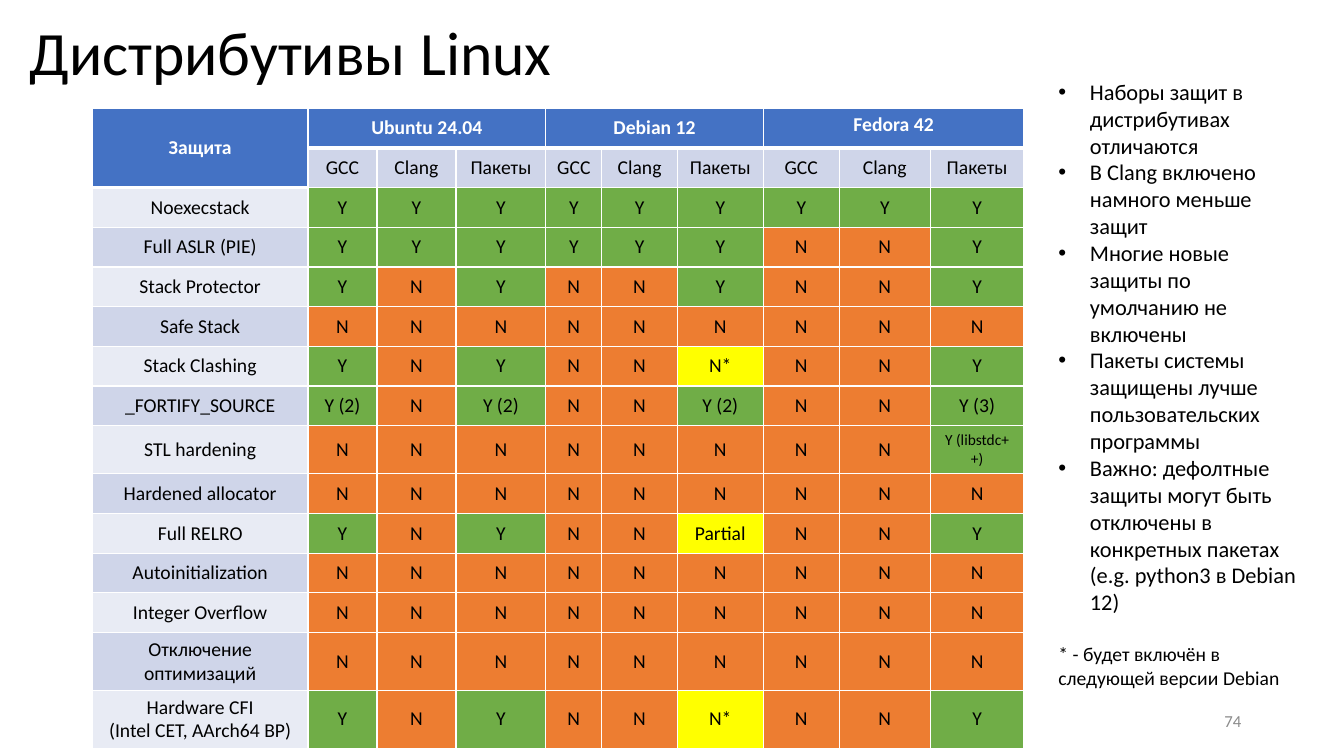
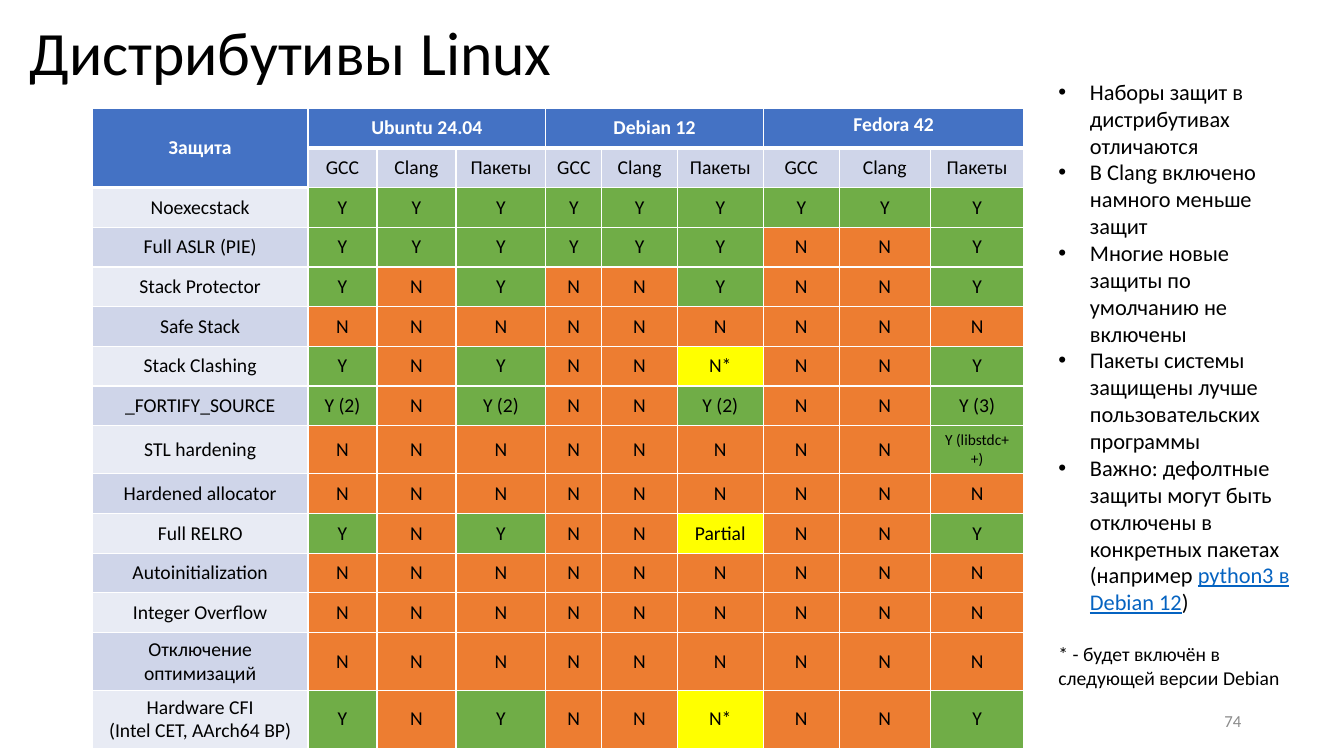
Before and after one commit to yugr/slides, a slide deck: slide 74 of CppZeroCost/2025/RU.pptx. Drawn at 1344x756 pixels with LibreOffice and Linux fonts; fonts in the diff are those of the drawing. Boxes give left, top, right and bottom in pixels: in the first picture for what was removed or moved away, otherwise in the second. Text is boxed around its words. In the diff, an @@ line names an element or a change of style, - is before the commit and + after.

Commit message:
Add link for python problem.

```diff
--- a/CppZeroCost/2025/RU.pptx
+++ b/CppZeroCost/2025/RU.pptx
@@ text at (1090,461,1290,614): text changed @@
-• Важно: дефолтные защиты могут быть отключены в конкретных пакетах (e.g. python3 в Debian 12)
+• Важно: дефолтные защиты могут быть отключены в конкретных пакетах (например python3 в Debian 12)
```
Also in this commit, not shown: 4 other slides changed, 1 other file.
